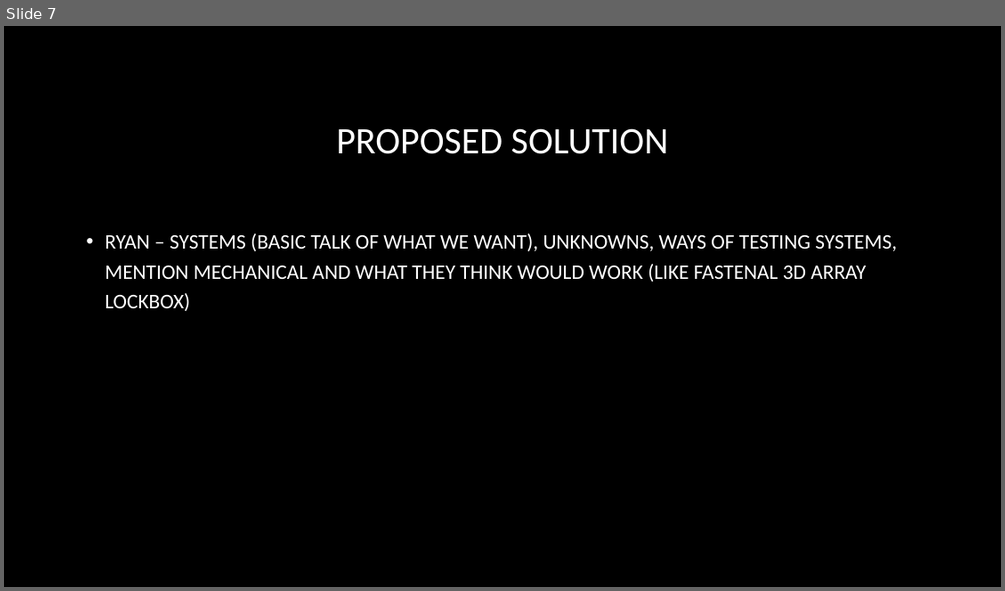
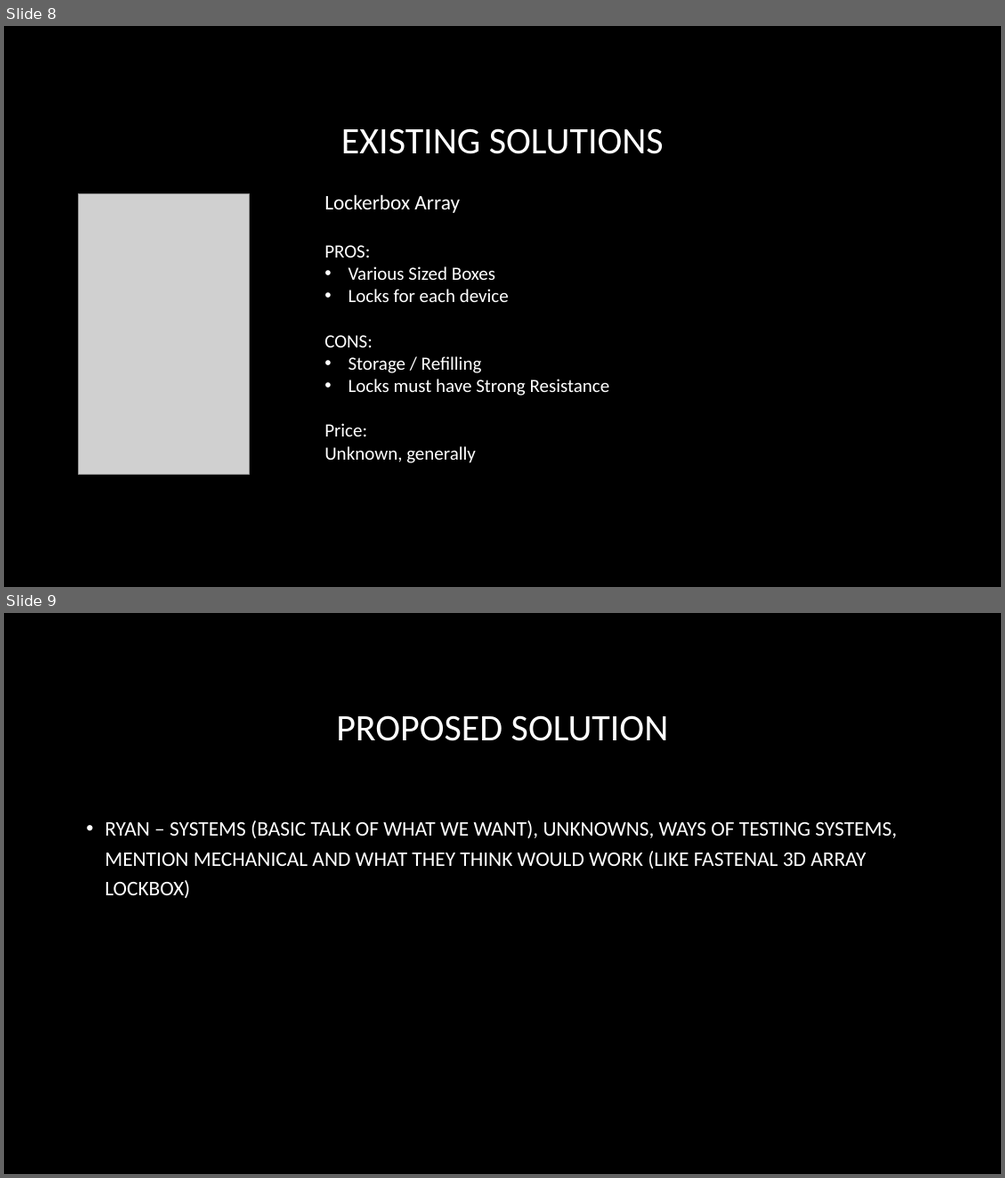
Before and after one commit to DillonSW/Capstone_Team_5, a slide deck: Reports/Team5_project_Proposal.pptx. Shown one above the other, each under a label of ours: slide 7 before the commit, slides 8 and 9 after it. The pictures are 1005x591 and 1005x1178 pixels, drawn with LibreOffice and Linux fonts; fonts in the diff are those of the drawing; grey boxes stand for pictures; background and template pictures are left out. Boxes give left, top, right and bottom in pixels: in the first picture for what was removed or moved away, otherwise in the second. Text is boxed around its words. In the diff, an @@ line names an element or a change of style, - is before the commit and + after.

```diff
--- a/Reports/Team5_project_Proposal.pptx
+++ b/Reports/Team5_project_Proposal.pptx
@@ slide 8 added at <box>4,26,1001,587</box>, background picture (left out) @@
@@ title added at <box>341,128,663,154</box>, 36 pt, text #FFFFFF @@
+EXISTING SOLUTIONS
@@ picture added at <box>79,194,250,474</box> @@
@@ text added at <box>324,194,610,463</box>, 18 pt, text #FFFFFF @@
+Lockerbox Array
+PROS:
+• Various Sized Boxes
+• Locks for each device
+CONS:
+• Storage / Refilling
+• Locks must have Strong Resistance
+Price:
+Unknown, generally
@@ what was slide 7 is now slide 9 @@
```
Also in this commit, not shown: 2 other slides added, 1 slide removed.
